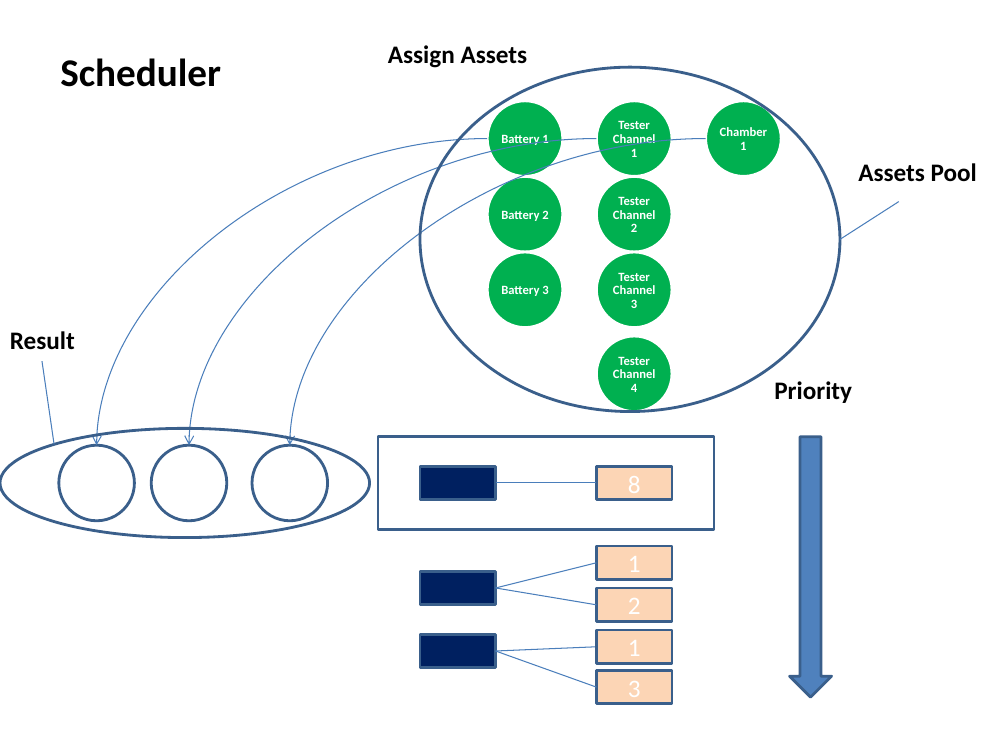
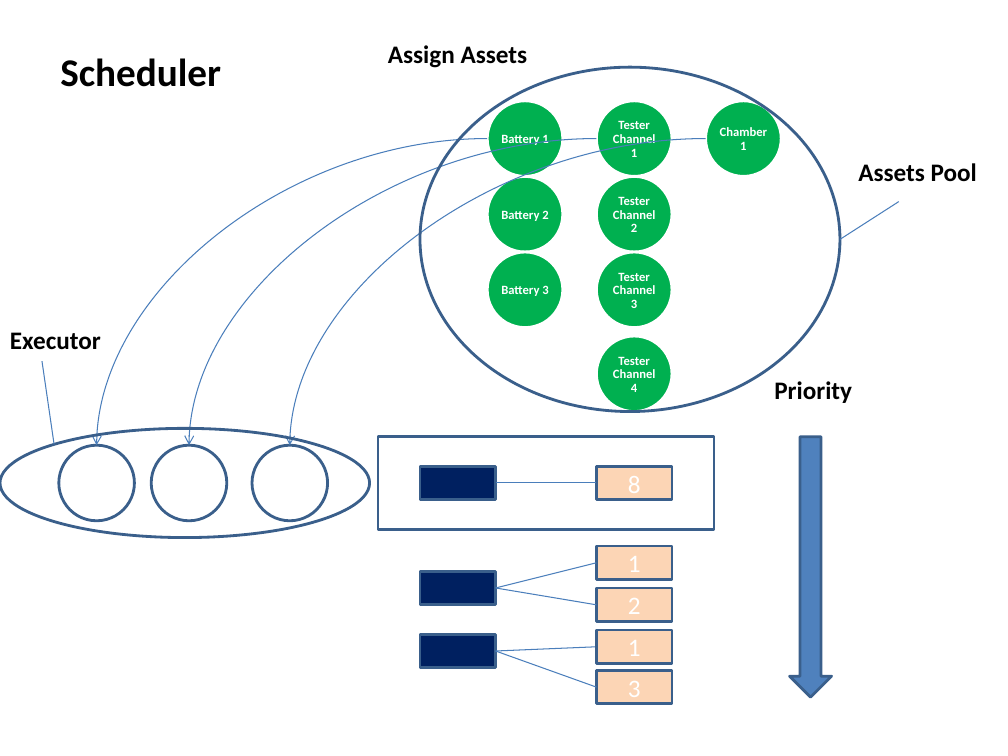
Before and after one commit to happylennychen/BCLabManager, a slide deck: slide 9 of Doc/V5 design doc.pptx. Drawn at 1008x756 pixels with LibreOffice and Linux fonts; fonts in the diff are those of the drawing. Boxes give left, top, right and bottom in pixels: in the first picture for what was removed or moved away, otherwise in the second. Text is boxed around its words. In the diff, an @@ line names an element or a change of style, - is before the commit and + after.

```diff
--- a/Doc/V5 design doc.pptx
+++ b/Doc/V5 design doc.pptx
@@ text at box(10, 332, 101, 350): text changed @@
-Result
+Executor
```
Also in this commit, not shown: 6 other slides changed, 7 other files.
